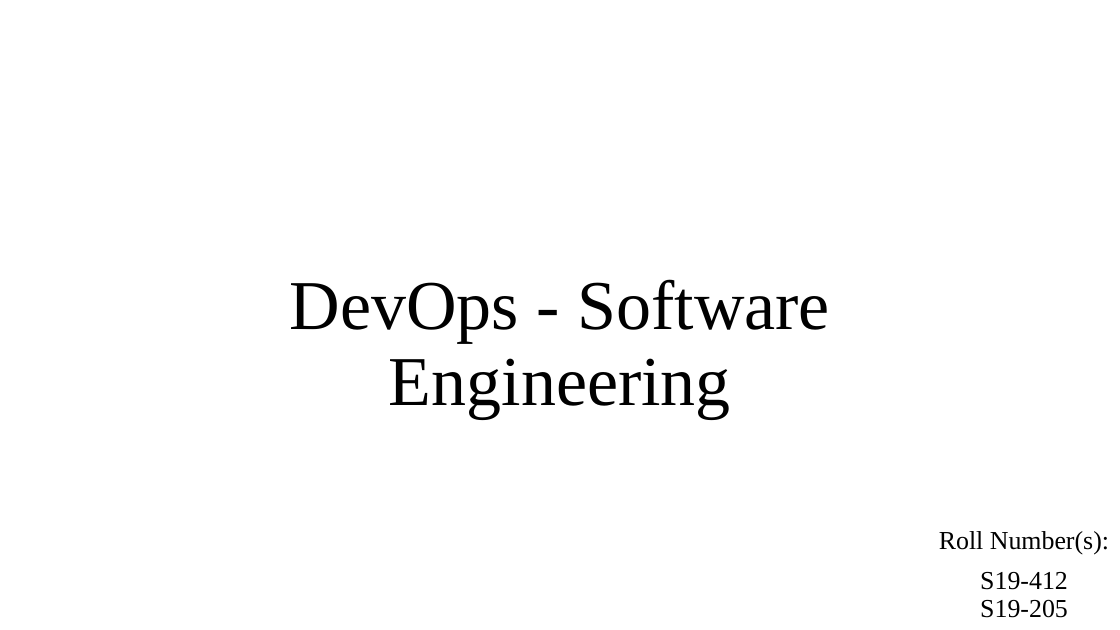
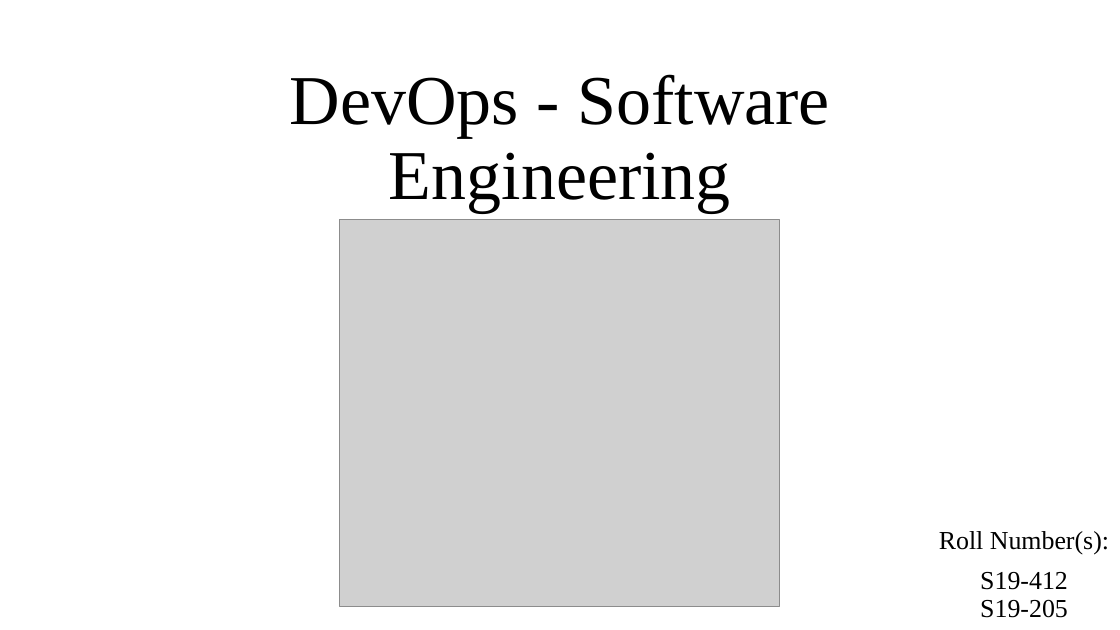
Before and after one commit to TechieeRishi/SEISAII-DevOps, a slide deck: slide 1 of Software Engineering ISA II DevOps - S19-412^0S19-205.pptx. Drawn at 1120x630 pixels with LibreOffice and Linux fonts; fonts in the diff are those of the drawing; grey boxes stand for pictures. Boxes give left, top, right and bottom in pixels: in the first picture for what was removed or moved away, otherwise in the second. Text is boxed around its words. In the diff, an @@ line names an element or a change of style, - is before the commit and + after.

```diff
--- a/Software Engineering ISA II DevOps - S19-412^0S19-205.pptx
+++ b/Software Engineering ISA II DevOps - S19-412^0S19-205.pptx
@@ title "DevOps - Software Engineering": place and size @@
-title "DevOps - Software Engineering" at [290, 279, 830, 419]
+title "DevOps - Software Engineering" at [290, 74, 830, 214]
@@ picture added at [340, 219, 780, 606] @@
```
Also in this commit, not shown: 3 other slides changed.
